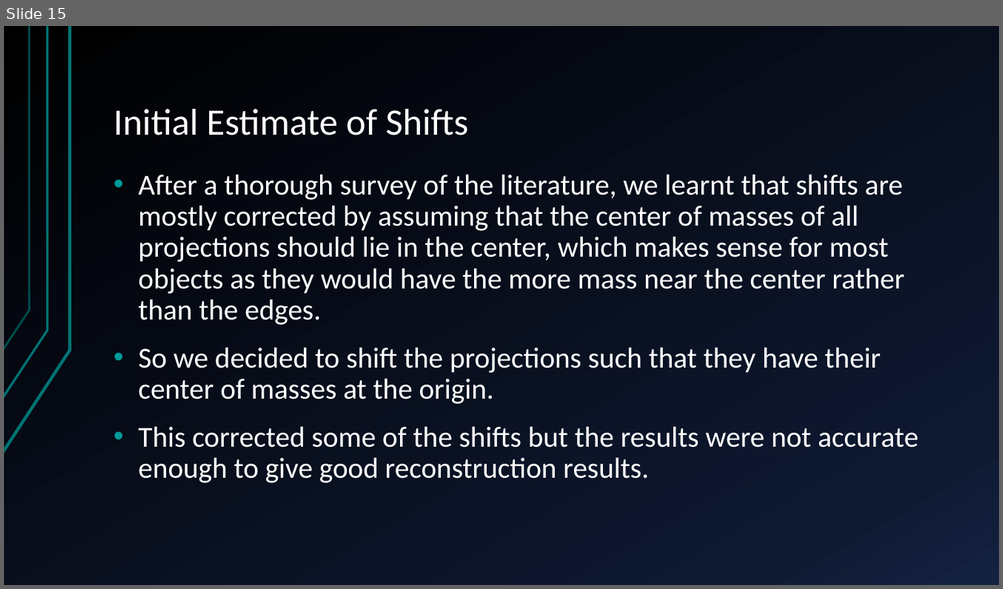
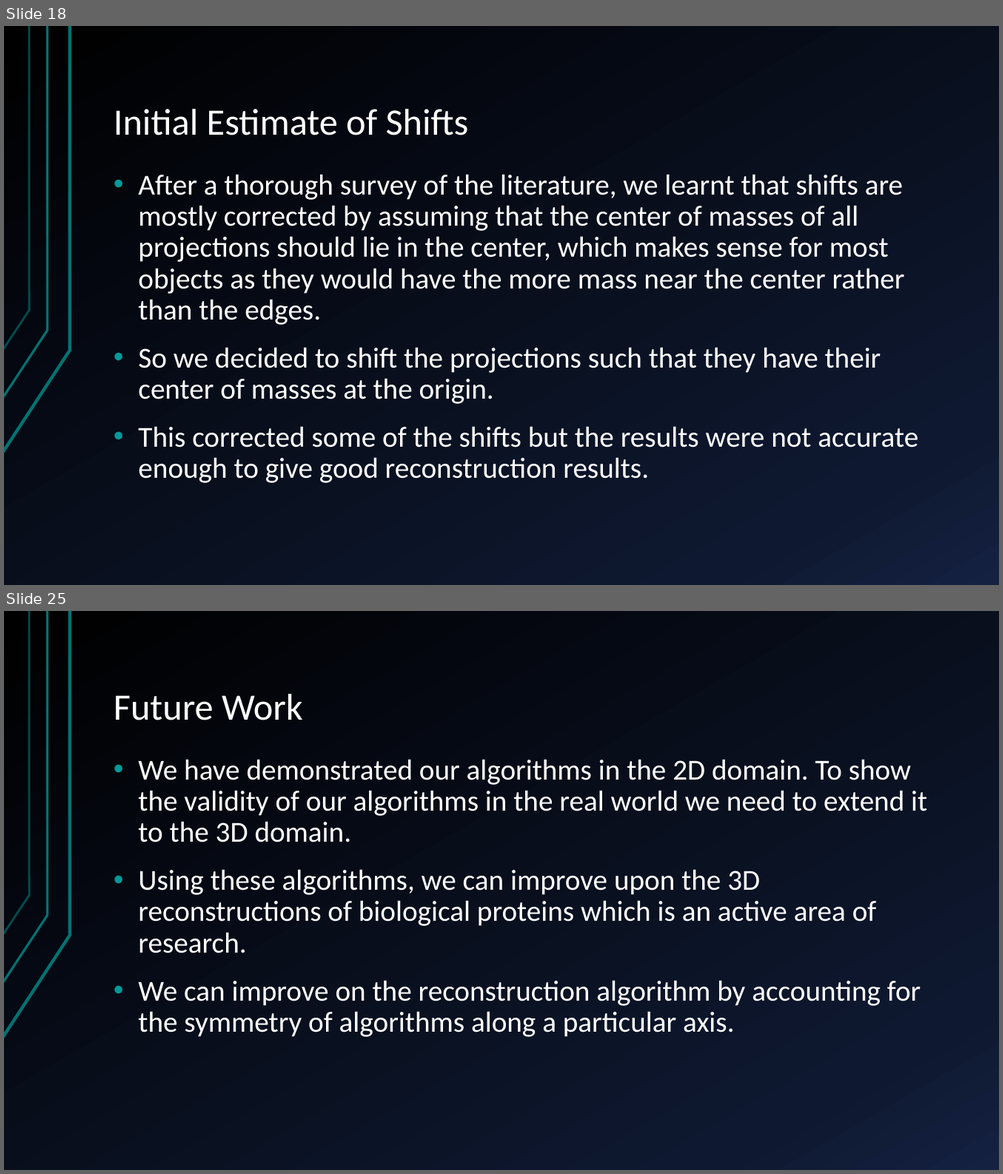
Before and after one commit to arunabh98/Noise-and-Outlier-Resistant-Tomographic-Reconstruction-under-Unknown-Viewing-Parameters, a slide deck: results/RnD Presentation.pptx. Shown one above the other, each under a label of ours: slide 15 before the commit, slides 18 and 25 after it; the slides between them are not shown. The pictures are 1003x589 and 1003x1174 pixels, drawn with LibreOffice and Linux fonts; fonts in the diff are those of the drawing. Boxes give left, top, right and bottom in pixels: in the first picture for what was removed or moved away, otherwise in the second. Text is boxed around its words. In the diff, an @@ line names an element or a change of style, - is before the commit and + after.

```diff
--- a/results/RnD Presentation.pptx
+++ b/results/RnD Presentation.pptx
@@ slide 25 added at (4, 611, 999, 1170), background gradient #000000 to #0F1931 to #142242; not listed: 3 template elements that a slide beside it also shows @@
@@ title added at (114, 694, 303, 721), 36 pt, text #FFFFFF @@
+Future Work
@@ text added at (138, 759, 927, 1037), 28 pt, text #FFFFFF @@
+• We have demonstrated our algorithms in the 2D domain. To show the validity of our algorithms in the real world we need to extend it to the 3D domain.
+• Using these algorithms, we can improve upon the 3D reconstructions of biological proteins which is an active area of research.
+• We can improve on the reconstruction algorithm by accounting for the symmetry of algorithms along a particular axis.
@@ what was slide 15 is now slide 18 @@
```
Also in this commit, not shown: 9 slides changed, 8 other slides added, 1 slide removed, 11 other files.
